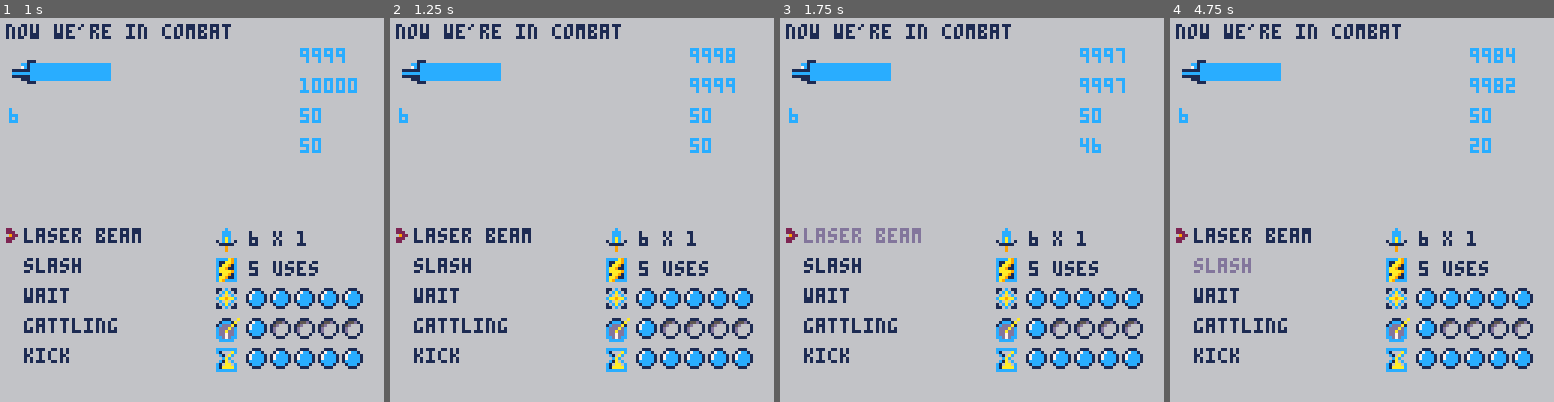
Above: before the commit, frames 1-4 (left to right).
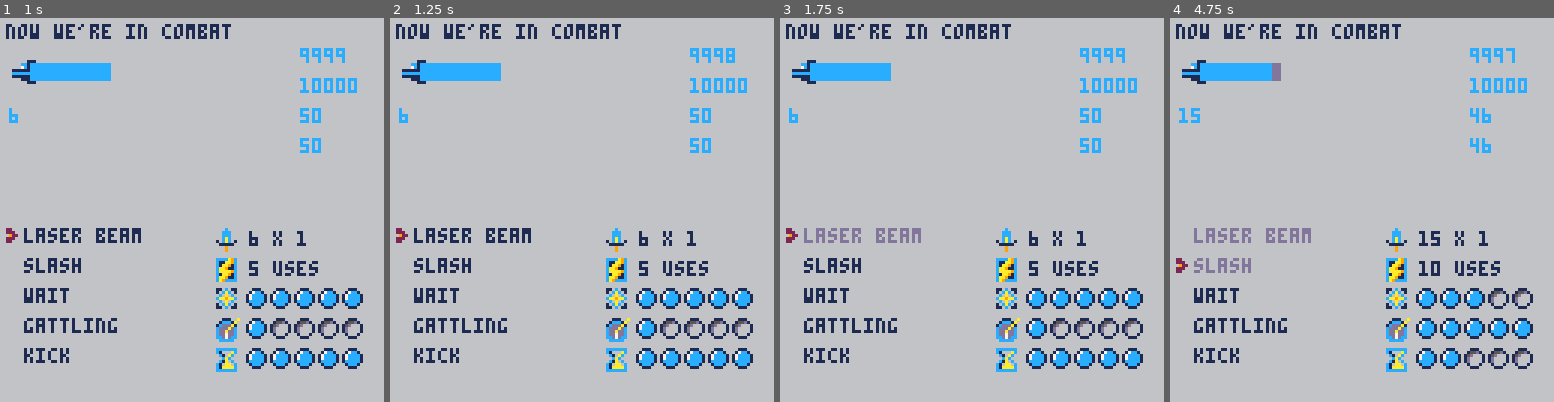
Above: after the commit, the same moments.

Repository: acmcpheron02/scra-p
Game: PICO-8 cartridge scra-p.p8
The game is run twice, just before and just after one commit, with the same random seed, the same clock (stepped at 60 frames per second) and the same inputs.
Inputs:
- Up to frame 1 (1 s): tap X (X key) at 0.33 s; tap O (Z key) at 0.7 s
- Up to frame 2 (1.25 s): tap X (X key) at 1.07 s
- Up to frame 3 (1.75 s): tap O (Z key) at 1.7 s
- Up to frame 4 (4.75 s): tap X (X key) at 1.85, 2.97, 4.08 s; tap O (Z key) every 0.4 s from 2.1 to 4.5 s; hold Up 2.15-2.42 s; hold Down 3.63-3.97 s; hold Up from 4.73 s (still down)

Frame 1 is identical in both runs. In frame 2, 0.2% of the frame differs, in the area x 78-93%, y 15-20%; in frame 3, 0.3%; in frame 4, 3.1%, in the area x 1-94%, y 7-91%.

Commit message:
general update

Diff:
--- a/scra-p.p8
+++ b/scra-p.p8
@@ -28,7 +28,7 @@
     game_state.state_draw();
     print(#combat_manager.opp_queue,100,10)
     print(#combat_manager.player_queue,100,20)
-    print(opponent.total_hp, 100, 30)
+    print(player.current_hp, 100, 30)
     print(opponent.current_hp, 100, 40)
 end
 
@@ -46,7 +46,7 @@
     for i=1,self.hits do
         local roll = flr(rnd(10))
         if pass >= roll then
-            damage(opponent, self.dmg)
+            damage(target, self.dmg)
         end
     end
 end
@@ -57,7 +57,8 @@
     total_def = 6,
     total_hp = 10,
     current_hp = 6,
-    ready = true
+    ready = true,
+    ready_in = 0
 }
 player.parts.head = {
     hp = 10,
@@ -153,7 +154,8 @@
     total_def = 1,
     total_hp = 50,
     current_hp = 48,
-    ready = true
+    ready = true,
+    ready_in = 0
 }
 opponent.parts.head = {
     hp = 10,
@@ -350,15 +352,10 @@
             if not combat_manager:selected_part().ready then return end
             combat_manager:add_command(combat_manager:selected_part())
             combat_manager:add_cooldown(combat_manager:selected_part())
-            local moved = 0
-            repeat
-                moved = combat_manager:advance()
-                printh("function output: " .. moved)
-            until moved == 1
-        end
-        if btnp(5) then
-            combat_manager:advance()
-        end
+        end
+    end
+    if btnp(5) then
+        combat_manager:advance()
     end
     if opponent.ready then
         combat_manager:add_command(opponent_random_action())
@@ -390,11 +387,11 @@
     local tar
     tar = part.target
     if tar == 'player' then
-        add(combat_manager.player_queue, part, part.spd + 1)
+        add(combat_manager.player_queue, part, part.spd)
         part.ready = false
     end
     if tar == 'opponent' then
-        add(combat_manager.opp_queue, part, part.spd + 1)
+        add(combat_manager.opp_queue, part, part.spd)
         part.ready = false
     end
 end
@@ -402,6 +399,9 @@
 function combat_manager:add_cooldown(part)
     part.ready = false
     part.cool_left = part.cool + part.spd
+
+    player.ready = false
+    player.ready_in = part.spd
 end
 
 function combat_manager:advance()
@@ -417,6 +417,25 @@
     end
     deli(self.opp_queue, 1)
 
+    if player.ready_in > 0 then
+        player.ready_in -= 1
+    else player.ready_in = 0
+    end
+
+    if player.ready_in == 0 then
+        player.ready = true
+    end
+
+
+    if opponent.ready_in > 0 then
+        opponent.ready_in -= 1
+    else opponent.ready_in = 0
+    end
+
+    if opponent.ready_in == 0 then
+        opponent.ready = true
+    end
+
     for i=1,5 do
         if player.parts[parti[i]].cool_left > 0 then
             player.parts[parti[i]].cool_left -= 1
@@ -428,11 +447,24 @@
         end
     end
 
-    if play_act == 'empty' and opp_act == 'empty' then
-        return 0
-    else
-        return 1
-    end
+    for i=1,5 do
+        if opponent.parts[parti[i]].cool_left > 0 then
+            opponent.parts[parti[i]].cool_left -= 1
+        else opponent.parts[parti[i]].cool_left = 0
+        end
+
+        if opponent.parts[parti[i]].cool_left == 0 then
+            opponent.parts[parti[i]].ready = true
+        end
+    end
+
+    printh('player recieves')
+    ?pq(play_act)
+
+    printh('opp receieves')
+    ?pq(opp_act)
+
+    printh('--------')
 end
 
 -- dummy_play_queue = {
Not shown, changed: plans.md
